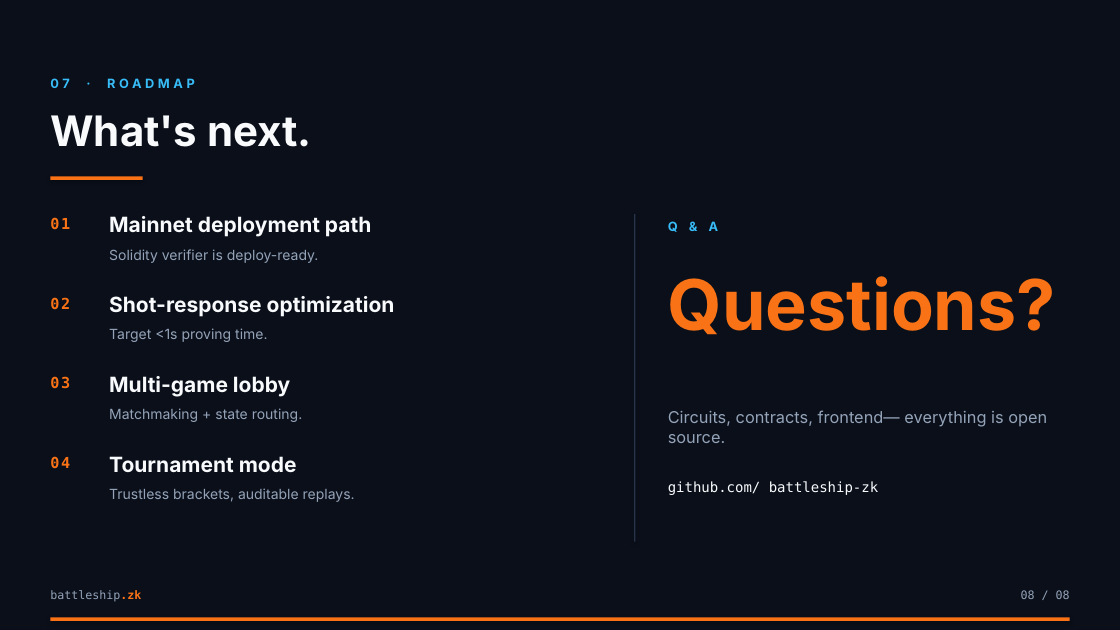
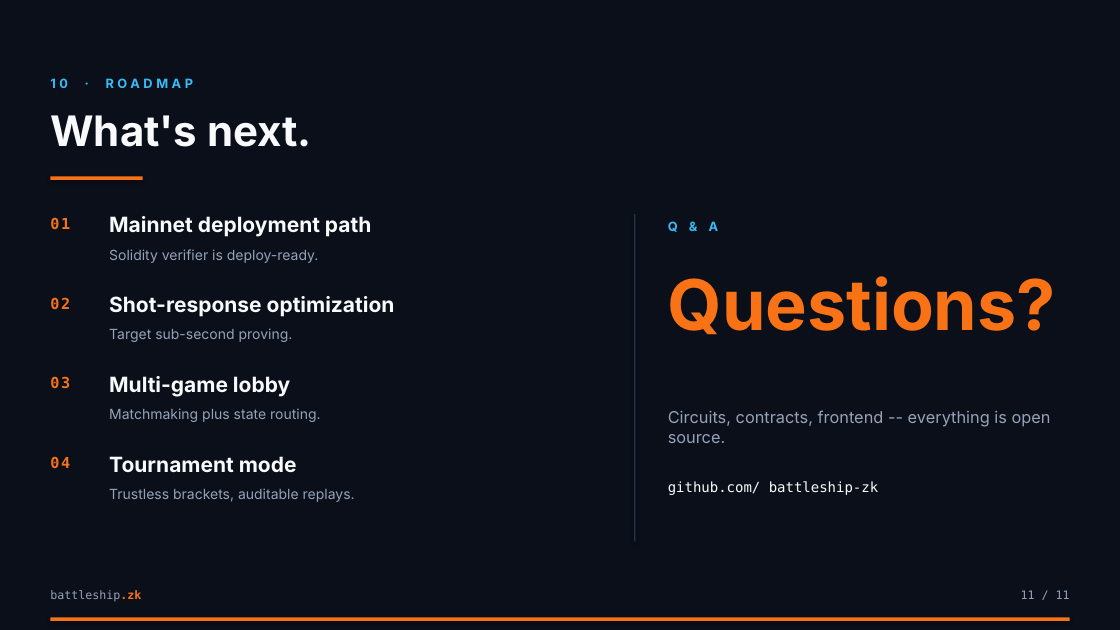
Before and after one commit to ppabba101/solidity-battleship, a slide deck: slide 11 of presentation/battleship-zk-demo.pptx (slide 8 before the commit). Drawn at 1120x630 pixels with LibreOffice and Linux fonts; fonts in the diff are those of the drawing. Boxes give left, top, right and bottom in pixels: in the first picture for what was removed or moved away, otherwise in the second. Text is boxed around its words. In the diff, an @@ line names an element or a change of style, - is before the commit and + after.

```diff
--- a/presentation/battleship-zk-demo.pptx
+++ b/presentation/battleship-zk-demo.pptx
@@ text at (50,78,194,88): text changed @@
-07 · ROADMAP
+10 · ROADMAP
@@ text at (109,328,293,342): text changed @@
-Target <1s proving time.
+Target sub-second proving.
@@ text at (109,408,320,422): text changed @@
-Matchmaking + state routing.
+Matchmaking plus state routing.
@@ text at (668,410,1051,443): text changed @@
-Circuits, contracts, frontend— everything is open source.
+Circuits, contracts, frontend -- everything is open source.
@@ text at (1021,590,1070,599): text changed @@
-08 / 08
+11 / 11
```
Also in this commit, not shown: 6 other slides changed, 4 slides added, 1 slide removed, 14 other files.
